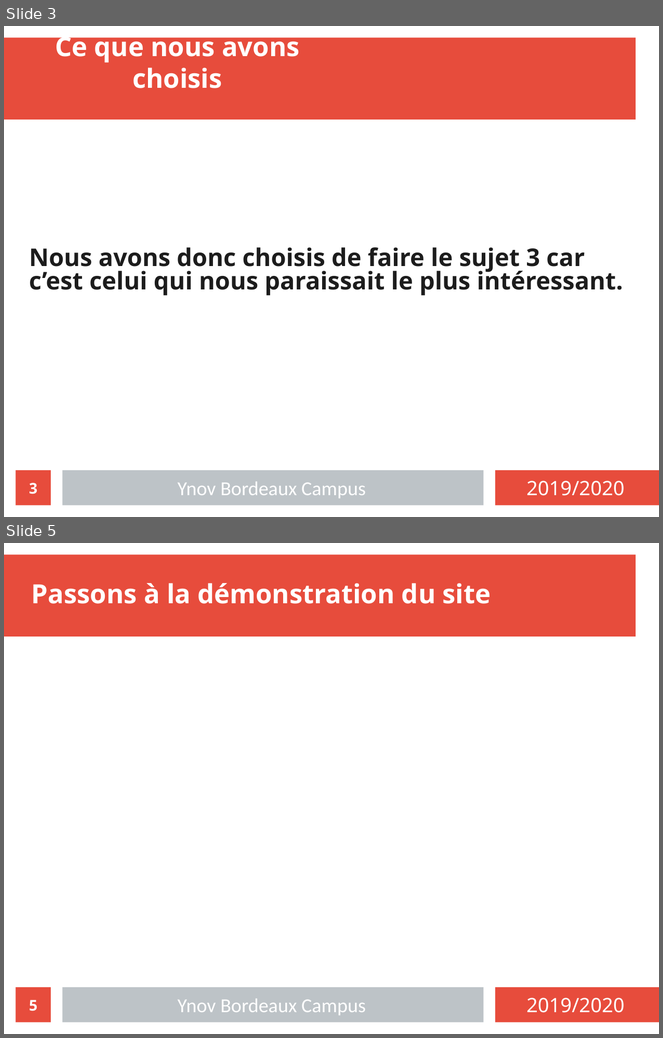
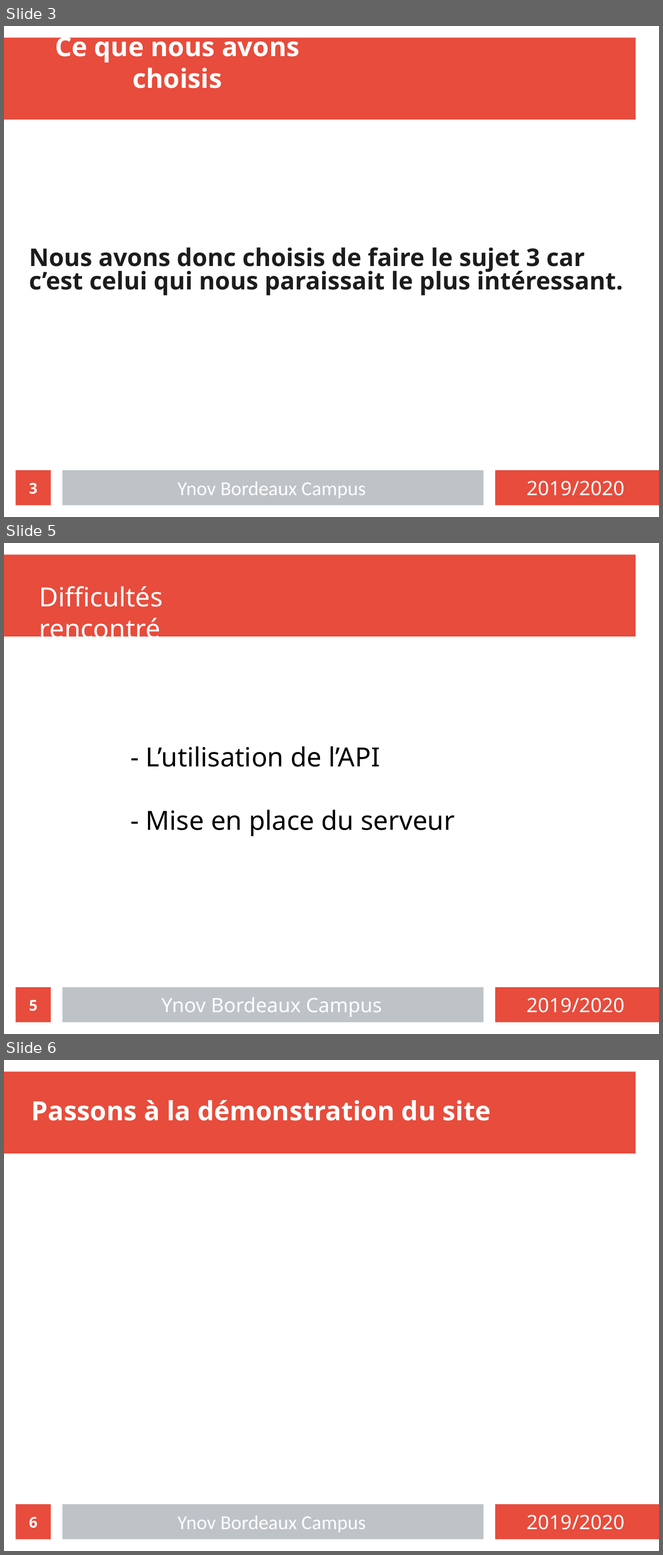
Before and after one commit to exender/Projet-dev, a slide deck: presentation.odp. Shown one above the other, each under a label of ours: slides 3 and 5 before the commit, slides 3, 5 and 6 after it; the slides between them are not shown. The pictures are 663x1038 and 663x1555 pixels, drawn with LibreOffice and Linux fonts; fonts in the diff are those of the drawing. Boxes give left, top, right and bottom in pixels: in the first picture for what was removed or moved away, otherwise in the second. Text is boxed around its words. In the diff, an @@ line names an element or a change of style, - is before the commit and + after.

```diff
--- a/presentation.odp
+++ b/presentation.odp
@@ slide 5 added at [4, 543, 659, 1034], background #FFFFFF; not listed: 3 template elements that a slide beside it also shows @@
@@ text added at [39, 586, 163, 645], 32 pt, text #FFFFFF @@
+Difficultés rencontré
@@ text added at [146, 746, 455, 837], 32 pt, text #000000 @@
+- L’utilisation de l’API
+- Mise en place du serveur
@@ page number added at [16, 988, 51, 1023], fill #E74C3C, 18 pt, text #FFFFFF, bold @@
+5
@@ text added at [162, 997, 382, 1017], 24 pt, text #FFFFFF @@
+Ynov Bordeaux Campus
@@ text added at [527, 998, 625, 1013], 24 pt, text #FFFFFF @@
+2019/2020
@@ what was slide 5 is now slide 6 @@
@@ page number at [29, 1517, 37, 1529]: text changed @@
-5
+6
```
Also in this commit, not shown: 1 slide changed.
